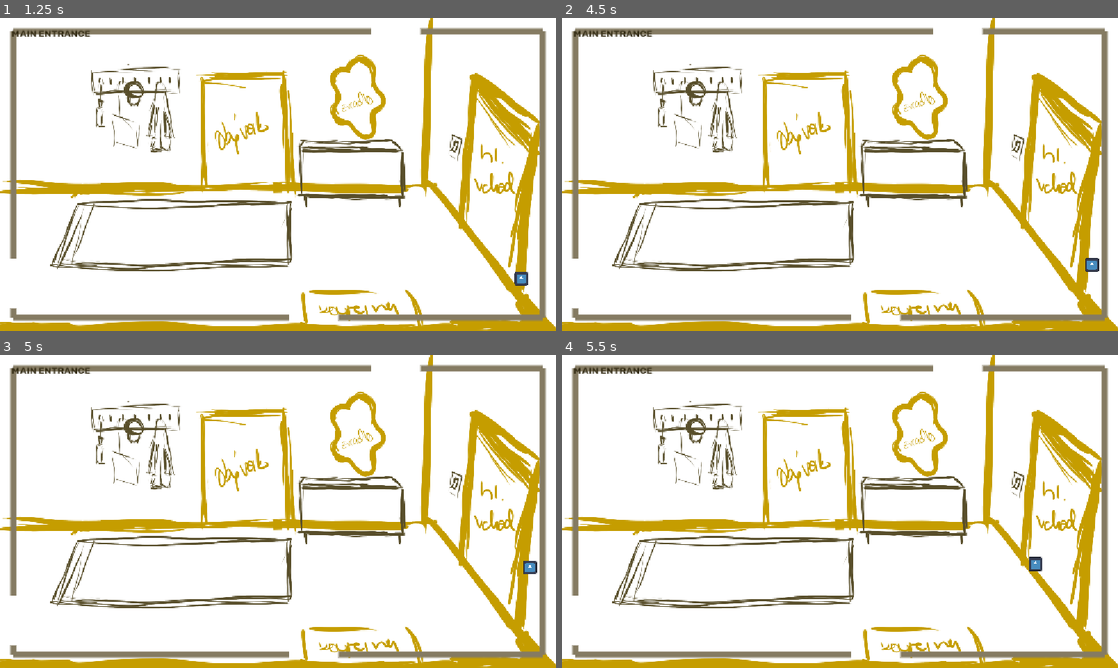
Above: before the commit, frames 1-4 (two rows, left to right).
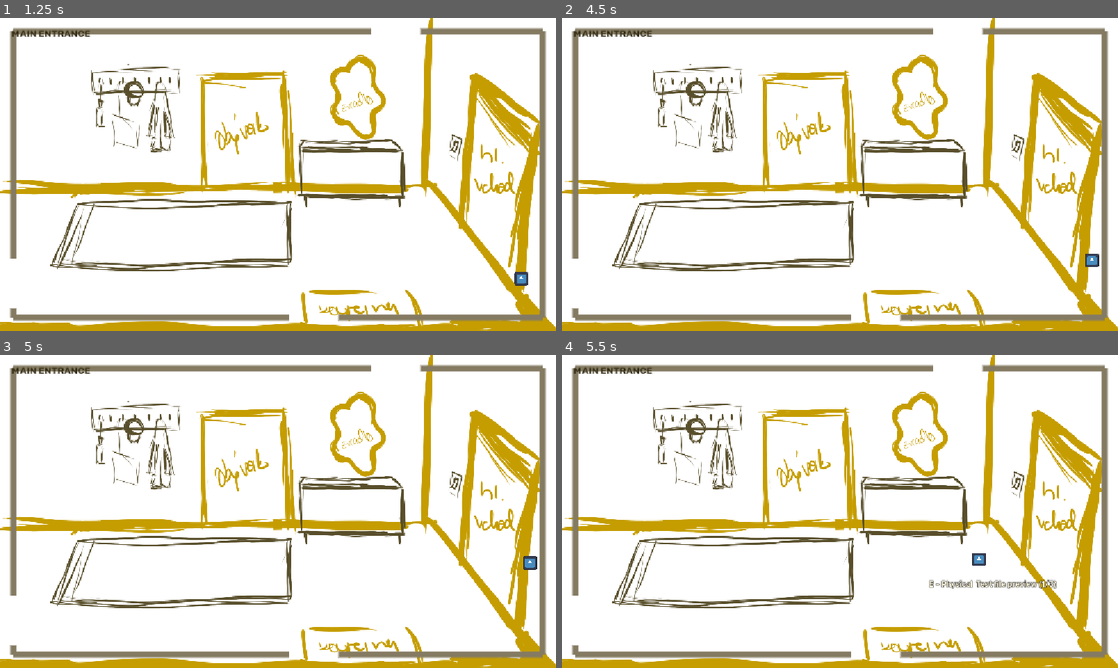
Above: after the commit, the same moments.

Repository: Sprotex/bechyne-game-jam-2026
Game: Godot game, scene res://scenes/root.tscn
Two runs of this game, one before a commit and one after it. Both use one fixed random seed, a clock stepped at 60 frames per second and the inputs below. The engine's default icon, where the game draws it, is replaced by a stand-in: a white triangle on a blue panel in a dark square. Sound files missing from this copy of the repository are replaced by a short silence.
Inputs:
- Up to frame 1 (1.25 s): click "ENTER THE FIRST ROOM" at 0.5 s
- Up to frame 2 (4.5 s): tap Enter at 1.25, 3.5 s; hold D (move_right) 1.28-2.03 s; hold Shift 1.28-2.03 s; tap Space at 2, 4.25 s; hold Escape (menu_back) 2.03-2.75 s; tap E (interact) at 2.1 s; tap Shift at 2.3, 3.8, 4.35 s; click "BACK" at 2.75 s; hold D (move_right) 3.53-4.28 s; hold P (take_photo) 3.53-4.28 s; hold W (move_up) from 4.28 s (still down)
- Up to frame 3 (5 s): keep holding W (move_up)
- Up to frame 4 (5.5 s): release W (move_up) at 5.03 s; hold A (move_left) from 5.03 s (still down); hold Shift from 5.03 s (still down)

Frame 1 is identical in both runs. In frame 2, 0.1% of the frame differs, in the area x 94-97%, y 75-82%; in frame 3, 0.1%; in frame 4, 0.6%, in the area x 66-89%, y 63-75%.

Commit message:
Add Shift speed boost

Diff:
--- a/scripts/player_movement.gd
+++ b/scripts/player_movement.gd
@@ -2,6 +2,7 @@
 
 @export var horizontal_speed: float = 260.0
 @export_range(0.1, 1.0, 0.05) var vertical_speed_ratio: float = 0.55
+const SPRINT_SPEED_MULTIPLIER := 2.0
 var controls_enabled := true
 
 
@@ -12,5 +13,6 @@
 		return
 	var direction := Input.get_vector("move_left", "move_right", "move_up", "move_down")
 	direction.y *= vertical_speed_ratio
-	velocity = direction.normalized() * horizontal_speed if direction.length_squared() > 1.0 else direction * horizontal_speed
+	var speed := horizontal_speed * SPRINT_SPEED_MULTIPLIER if Input.is_key_pressed(KEY_SHIFT) else horizontal_speed
+	velocity = direction.normalized() * speed if direction.length_squared() > 1.0 else direction * speed
 	move_and_slide()
